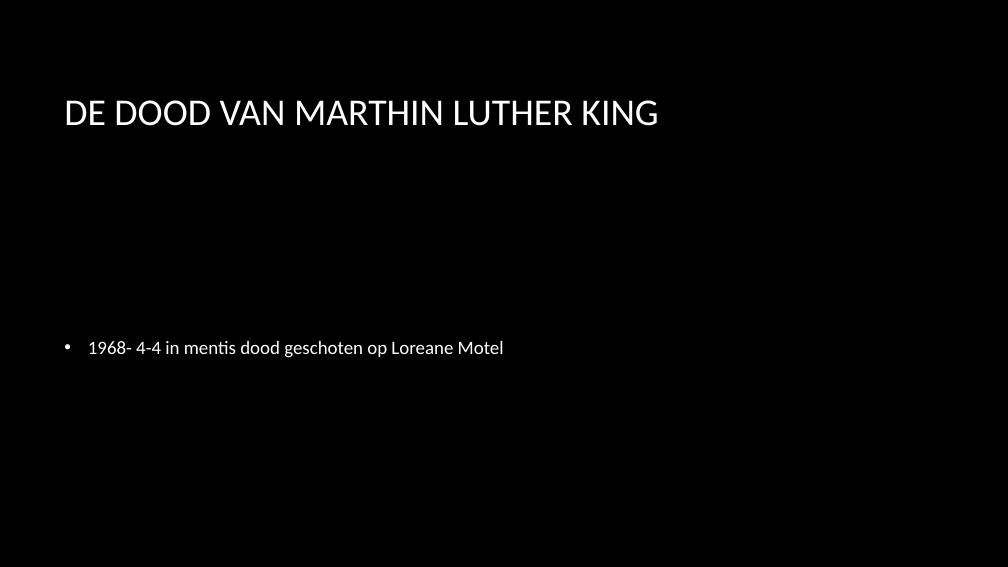
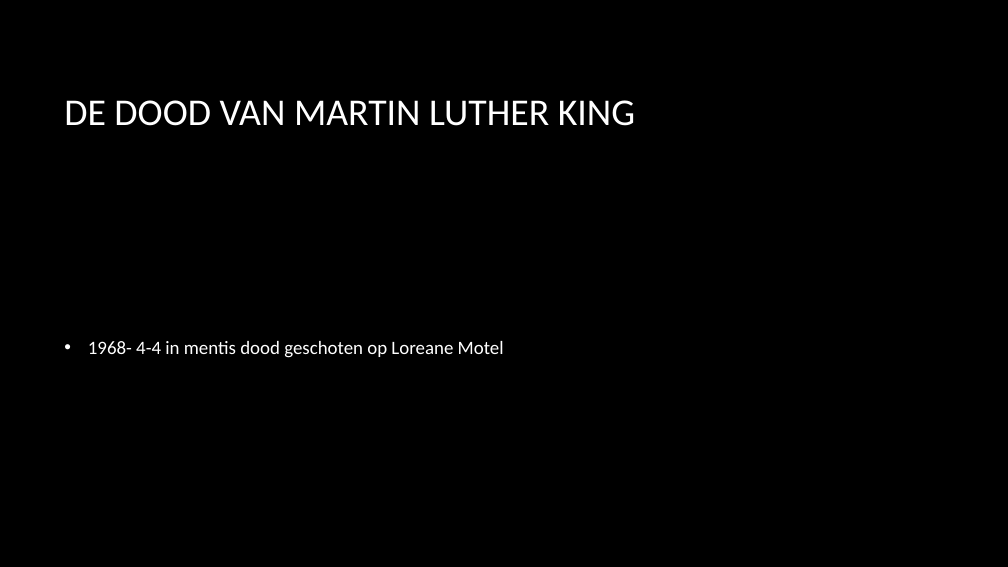
Before and after one commit to Hunter-Salvius/Hunter-Salvius.github.io, a slide deck: slide 4 of wbs/Martin luther king en gandie en obama.pptx. Drawn at 1008x567 pixels with LibreOffice and Linux fonts; fonts in the diff are those of the drawing; background and template pictures are left out. Boxes give left, top, right and bottom in pixels: in the first picture for what was removed or moved away, otherwise in the second. Text is boxed around its words. In the diff, an @@ line names an element or a change of style, - is before the commit and + after.

```diff
--- a/wbs/Martin luther king en gandie en obama.pptx
+++ b/wbs/Martin luther king en gandie en obama.pptx
@@ title at bbox=[64, 100, 635, 126]: text changed @@
-DE DOOD VAN MARTHIN LUTHER KING
+DE DOOD VAN MARTIN LUTHER KING
```
Also in this commit, not shown: 6 other slides changed, 6 other files.
